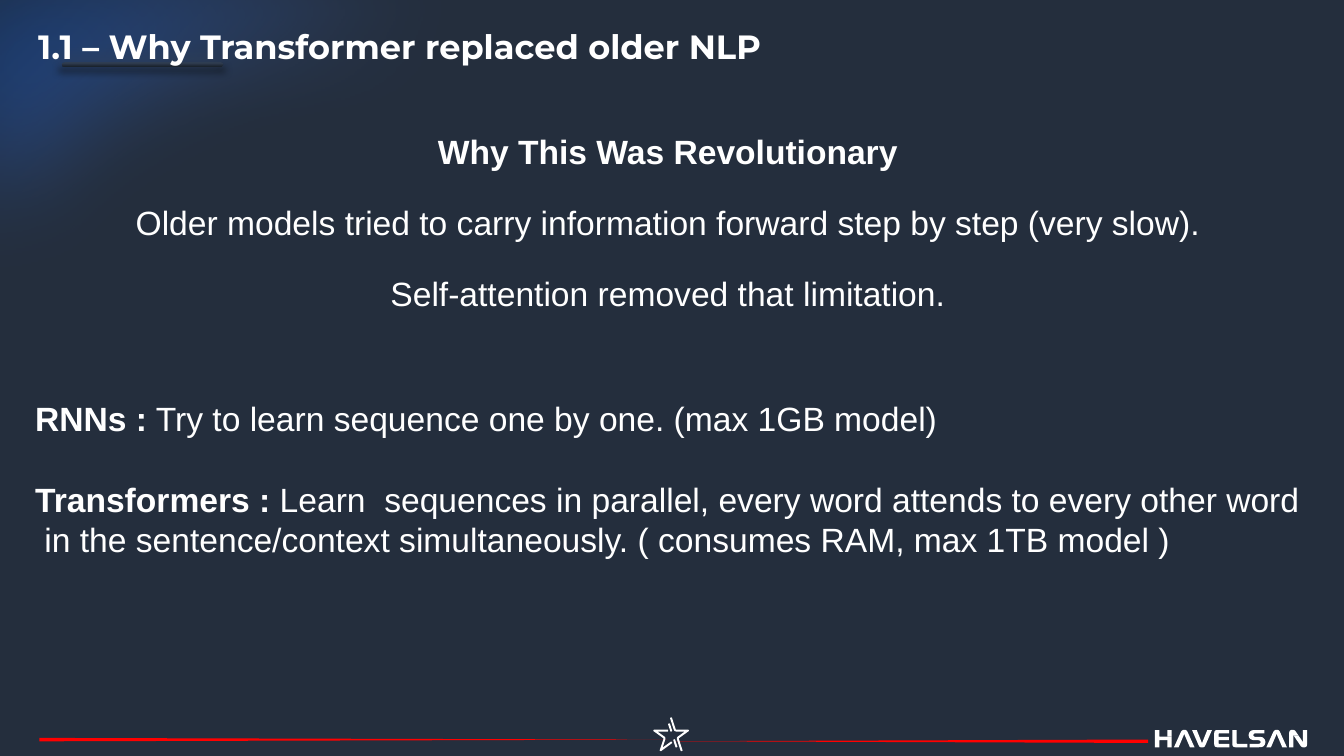
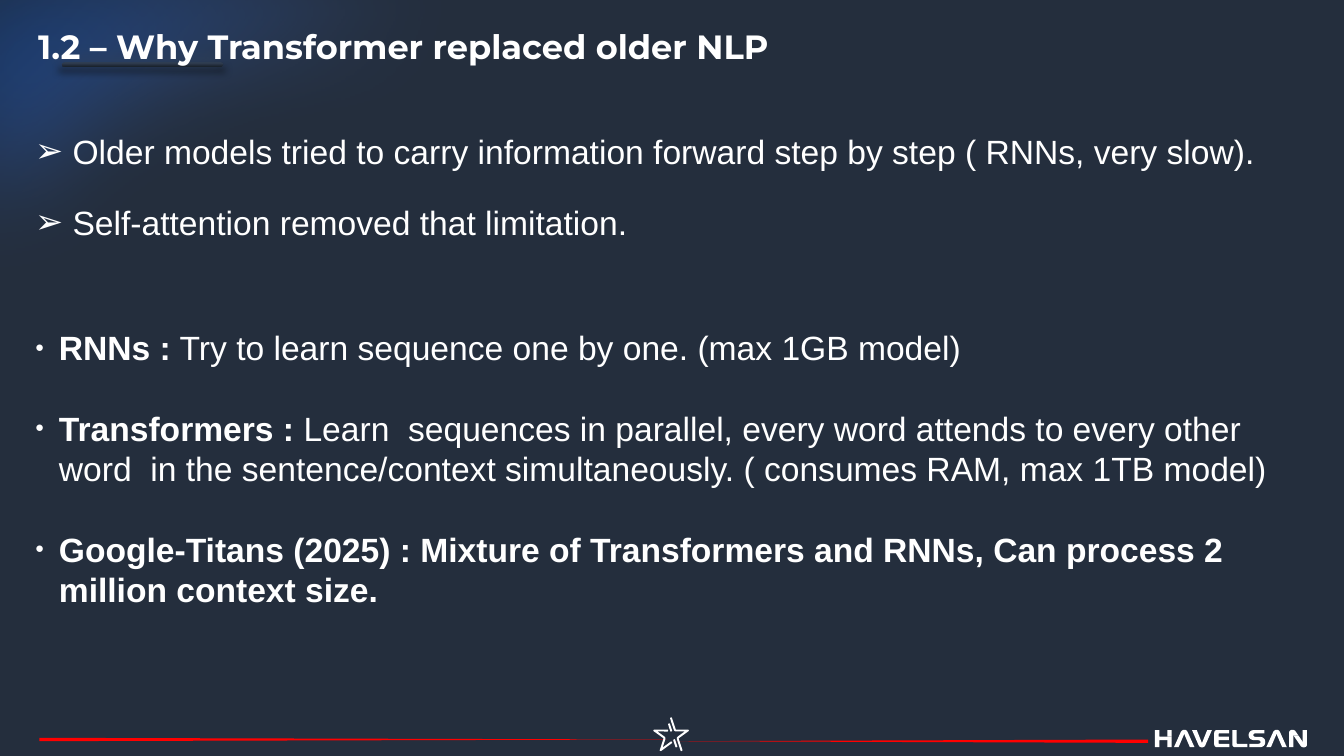
Before and after one commit to havelsan/YZ_EGITIM, a slide deck: slide 8 of presentations/02.Day_2_—_LLMs_Generative_AI_and_Modern_AI_Stack.pptx. Drawn at 1344x756 pixels with LibreOffice and Linux fonts; fonts in the diff are those of the drawing. Boxes give left, top, right and bottom in pixels: in the first picture for what was removed or moved away, otherwise in the second. Text is boxed around its words. In the diff, an @@ line names an element or a change of style, - is before the commit and + after.

```diff
--- a/presentations/02.Day_2_—_LLMs_Generative_AI_and_Modern_AI_Stack.pptx
+++ b/presentations/02.Day_2_—_LLMs_Generative_AI_and_Modern_AI_Stack.pptx
@@ freeform shape at box(0, 0, 1148, 587): outline redrawn @@
@@ text at box(38, 34, 768, 67): text changed @@
-1.1 – Why Transformer replaced older NLP
+1.2 – Why Transformer replaced older NLP
@@ text at box(73, 139, 1255, 171): text changed @@
-Why This Was Revolutionary
-Older models tried to carry information forward step by step (very slow).
+➢ Older models tried to carry information forward step by step ( RNNs, very slow).
@@ text at box(59, 210, 961, 367): alignment centre to left; bullet none to ➢; bullet none to ● @@
@@ text at box(59, 416, 1267, 603): text changed @@
-Transformers : Learn sequences in parallel, every word attends to every other word in the sentence/context simultaneously. ( consumes RAM, max 1TB model )
+● Transformers : Learn sequences in parallel, every word attends to every other word in the sentence/context simultaneously. ( consumes RAM, max 1TB model)
+● Google-Titans (2025) : Mixture of Transformers and RNNs, Can process 2 million context size.
@@ freeform shape at box(653, 718, 689, 752): outline redrawn @@
```
Also in this commit, not shown: 21 other slides changed, 1 slide added, 1 slide removed, 6 other files.
